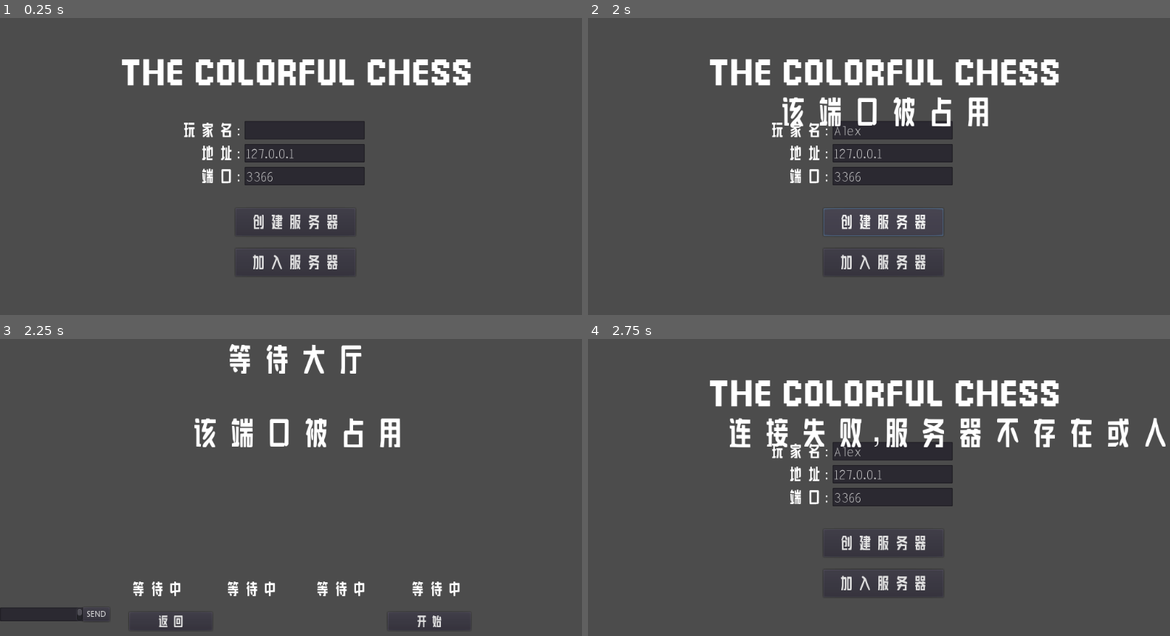
Above: before the commit, frames 1-4 (two rows, left to right).
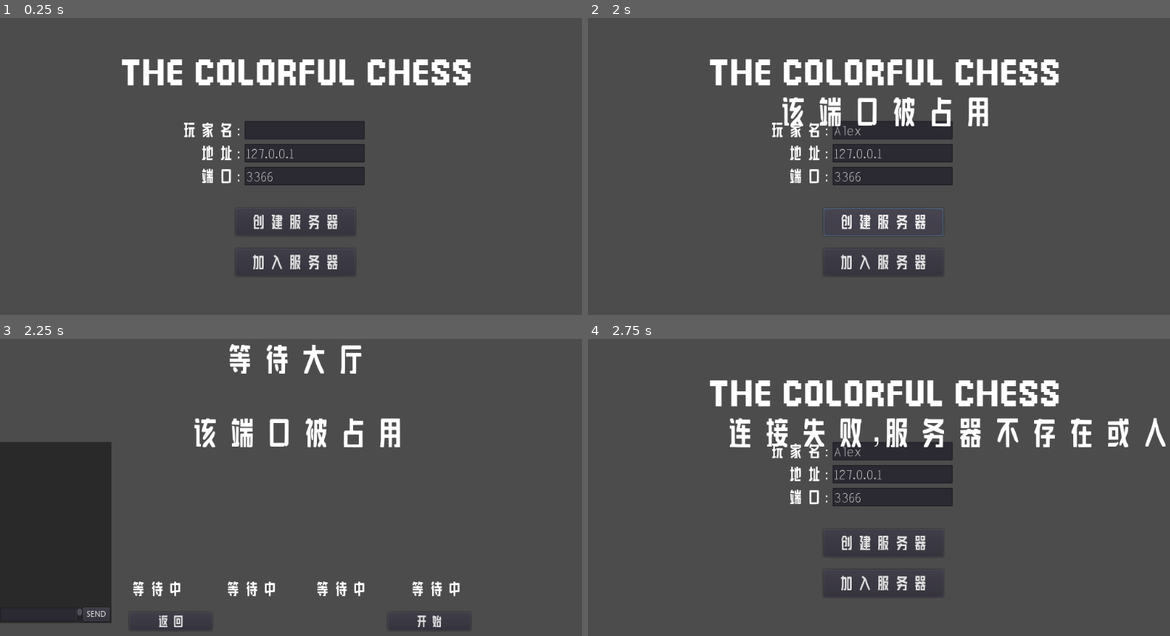
Above: after the commit, the same moments.

Repository: XiaoLe14/Godot3-colorful_chess
Game: Godot game, scene res://tscn/Main.tscn
The game is run twice, just before and just after one commit, with the same random seed, the same clock (stepped at 60 frames per second) and the same inputs.
Inputs (mouse positions are in pixels of both pictures, inside the frame that each line leads up to):
- Up to frame 1 (0.25 s): no input
- Up to frame 2 (2 s): click (890, 130) at 0.52 s; type "Alex" at 0.6 s; click "创建服务器" at 1.25 s
- Up to frame 3 (2.25 s): click "加入服务器" at 2 s
- Up to frame 4 (2.75 s): no input

Frames 1-2 are identical in both runs. In frame 3, 11% of the frame differs, in the area x 0-20%, y 34-96%; in frame 4, nothing differs.

Commit message:
聊天优化

Diff:
--- a/script/Main.gd
+++ b/script/Main.gd
@@ -233,12 +233,24 @@
 func _on_CTimer2_timeout():
 	to_reboot()
 
-remote func add_chat(chat):
-	chats += str(chat) + "\n"
+remote func add_chat(chat,id):
+	var num = 0
+	var name
+	for i in players:
+		if i.id == id:
+			name = players[num].name
+			chats += "["+str(num + 1)+"]"+name + ":" +str(chat) + "\n"
+			break
+		else:
+			num += 1
+
 
 func _on_send_pressed():
-	if not is_network_master():
-		rpc_id(1,"add_chat",$UI/WatingUI/TextEdit.text)
-	else:
-		add_chat($UI/WatingUI/TextEdit.text)
-	$UI/WatingUI/TextEdit.text = ""
+	if not $UI/WatingUI/TextEdit.text == "":
+		if not is_network_master():
+			rpc_id(1,"add_chat",$UI/WatingUI/TextEdit.text,get_tree().get_network_unique_id())
+		else:
+			add_chat($UI/WatingUI/TextEdit.text,1)
+		$UI/WatingUI/TextEdit.text = ""
+	else:
+		wrong("发送内容不能为空")
--- a/tscn/Main.tscn
+++ b/tscn/Main.tscn
@@ -6,6 +6,7 @@
 [ext_resource path="res://tscn/29.tres" type="DynamicFont" id=4]
 [ext_resource path="res://tscn/64.tres" type="DynamicFont" id=5]
 [ext_resource path="res://tscn/20.tres" type="DynamicFont" id=6]
+[ext_resource path="res://assets/background/background-1905767_1280.webp" type="Texture" id=7]
 
 [sub_resource type="DynamicFont" id=1]
 size = 55
@@ -92,6 +93,13 @@
 [node name="WatingUI" type="Node2D" parent="UI"]
 visible = false
 
+[node name="ColorRect" type="ColorRect" parent="UI/WatingUI"]
+margin_left = -2.0
+margin_top = 224.0
+margin_right = 193.0
+margin_bottom = 539.0
+color = Color( 0.164706, 0.164706, 0.164706, 1 )
+
 [node name="title" type="Label" parent="UI/WatingUI"]
 margin_left = 384.0
 margin_top = 48.0
@@ -203,6 +211,12 @@
 wait_time = 0.5
 one_shot = true
 
+[node name="Background-19057671280" type="Sprite" parent="."]
+visible = false
+position = Vector2( 1212.87, 799.125 )
+scale = Vector2( 1.92988, 1.38491 )
+texture = ExtResource( 7 )
+
 [connection signal="pressed" from="UI/MainUI/createServer" to="." method="_on_createServer_pressed"]
 [connection signal="pressed" from="UI/MainUI/joinServer" to="." method="_on_joinServer_pressed"]
 [connection signal="pressed" from="UI/WatingUI/Back" to="." method="_on_Back_pressed"]
Binary file added: assets/background/background-1905767_1280.webp
Not shown, added: assets/background/background-1905767_1280.webp.import
Binary file added: assets/background/sample-1018126_1280.jpg
Not shown, added: assets/background/sample-1018126_1280.jpg.import
Not shown: 1 places in tscn/Main.tscn that only renumber resources
